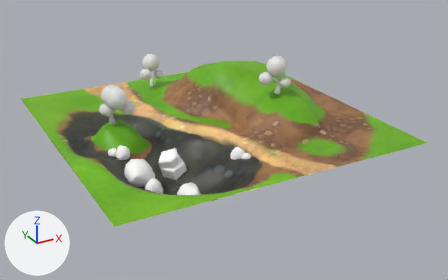
What one commit did to the Blender file apps/playground/public/levels/testbed.blend.
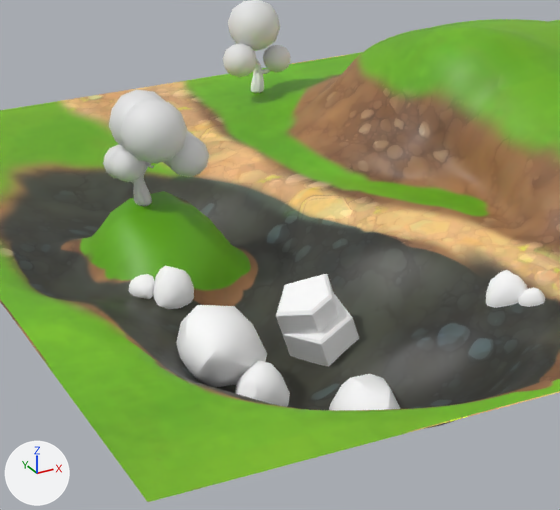
Old and new are each drawn whole from a camera (50 mm lens) standing at (-52.7, -103.1, 46.1) and looking at (1.9, -4.0, -3.5) and again close up on the part from 14% to 57% of the width and 19% to 82% of the height. The lights are fixed; the arrows at lower left show +X, +Y and +Z. The older version's two pictures come first.

Names of what the first close-up shows: 'Rock_1_A_Color1', 'Rock_3_D_Color1', 'Rock_3_D_Color1.001', 'Rock_3_D_Color1.002', 'Rock_3_D_Color1.005', 'Rock_3_F_Color1', 'Terrain', 'Tree_Bare_1_C_Color6.001', 'Tree_Cannopy_1_C_Color6.001', 'Tree_Cannopy_1_C_Color6.004', 'Tree_Cannopy_1_C_Color6.005', 'Tree_Cannopy_1_C_Color6.010', 'Tree_Cannopy_1_C_Color6.011', 'Tree_Cannopy_1_C_Color6.012' and 6 more.
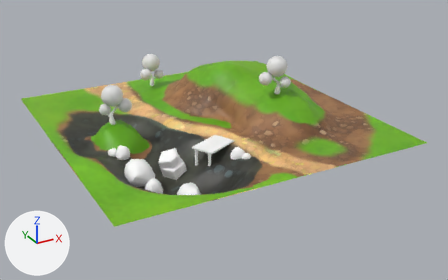
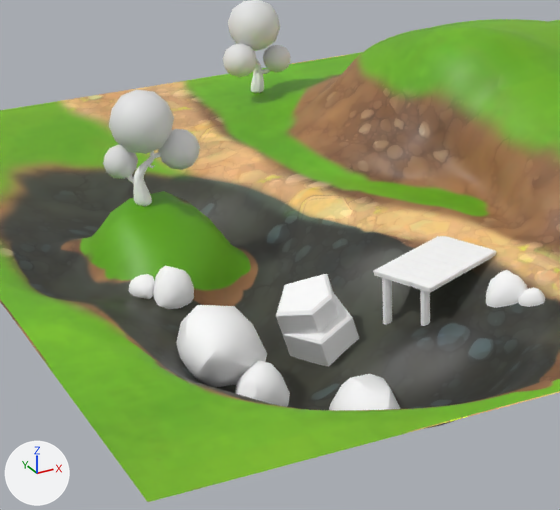
The change, as a list of edits to the scene's bpy script:
```text
Add mat_texture:
    mat_texture = principled_material('texture')
    mat_texture.base_color = (1.0, 1.0, 1.0)  # white #ffffff
Add me_cube_11255:
    me_cube_11255.from_pydata(...)  # 232 vertices, 248 faces; spans x -2.99..1.0, y -1.29..1.25, z -1.16..1.0
    me_cube_11255.polygons.foreach_set('use_smooth', [True] * 248)
    me_cube_11255.materials.append(mat_texture)  # its picture is missing
Remove ob_tree_bare_1_c_color6_001:
    ob_tree_bare_1_c_color6_001 = bpy.data.objects.new('Tree_Bare_1_C_Color6.001', me_tree_bare_1_c_color6_004)
    ob_tree_bare_1_c_color6_001.location = (-18.89, 1.52, 2.34)
    ob_tree_bare_1_c_color6_001.rotation_euler = (-0.0114, 0.0747, -0.058)  # degrees (-0.7, 4.3, -3.3)
Remove ob_tree_cannopy_1_c_color6_010:
    ob_tree_cannopy_1_c_color6_010 = bpy.data.objects.new('Tree_Cannopy_1_C_Color6.010', me_tree_bare_1_c_color6_014)
    ob_tree_cannopy_1_c_color6_010.location = (-18.86, 0.68, 2.38)
    ob_tree_cannopy_1_c_color6_010.rotation_euler = (0.205, 0.091, 0.0188)  # degrees (12, 5.2, 1.1)
Remove ob_tree_cannopy_1_c_color6_011:
    ob_tree_cannopy_1_c_color6_011 = bpy.data.objects.new('Tree_Cannopy_1_C_Color6.011', me_tree_bare_1_c_color6_015)
    ob_tree_cannopy_1_c_color6_011.location = (-18.86, 0.68, 2.38)
    ob_tree_cannopy_1_c_color6_011.rotation_euler = (0.205, 0.091, 0.0188)  # degrees (12, 5.2, 1.1)
Remove ob_tree_cannopy_1_c_color6_012:
    ob_tree_cannopy_1_c_color6_012 = bpy.data.objects.new('Tree_Cannopy_1_C_Color6.012', me_tree_bare_1_c_color6_016)
    ob_tree_cannopy_1_c_color6_012.location = (-18.86, 0.68, 2.38)
    ob_tree_cannopy_1_c_color6_012.rotation_euler = (0.205, 0.091, 0.0188)  # degrees (12, 5.2, 1.1)
Add ob_pier:
    ob_pier = bpy.data.objects.new('Pier', me_cube_11255)
    ob_pier.location = (-2.81, -10.46, -1.79)
    ob_pier.rotation_euler = (0.0, 0.0, 0.439)  # degrees (0, 0, 25)
    ob_pier.scale = (1.75, 1.75, 1.75)
```

Location of each change, [x1, y1, x2, y2] in pixels of the close-ups (560 x 510 px):
'Pier', added: after [373, 236, 496, 326]
'Tree_Cannopy_1_C_Color6.010', deleted: before [120, 99, 187, 164]
'Tree_Cannopy_1_C_Color6.011', deleted: before [168, 136, 209, 177]
'Tree_Cannopy_1_C_Color6.012', deleted: before [110, 148, 146, 182]
'Tree_Bare_1_C_Color6.001', deleted: before [131, 162, 155, 206]
'Tree_Cannopy_1_C_Color6.001', unchanged, uncovered by the edit: before [109, 89, 165, 149]; after [109, 89, 174, 154]
'Tree_Cannopy_1_C_Color6.002', unchanged, uncovered by the edit: before [163, 130, 195, 167]; after [158, 129, 200, 170]
